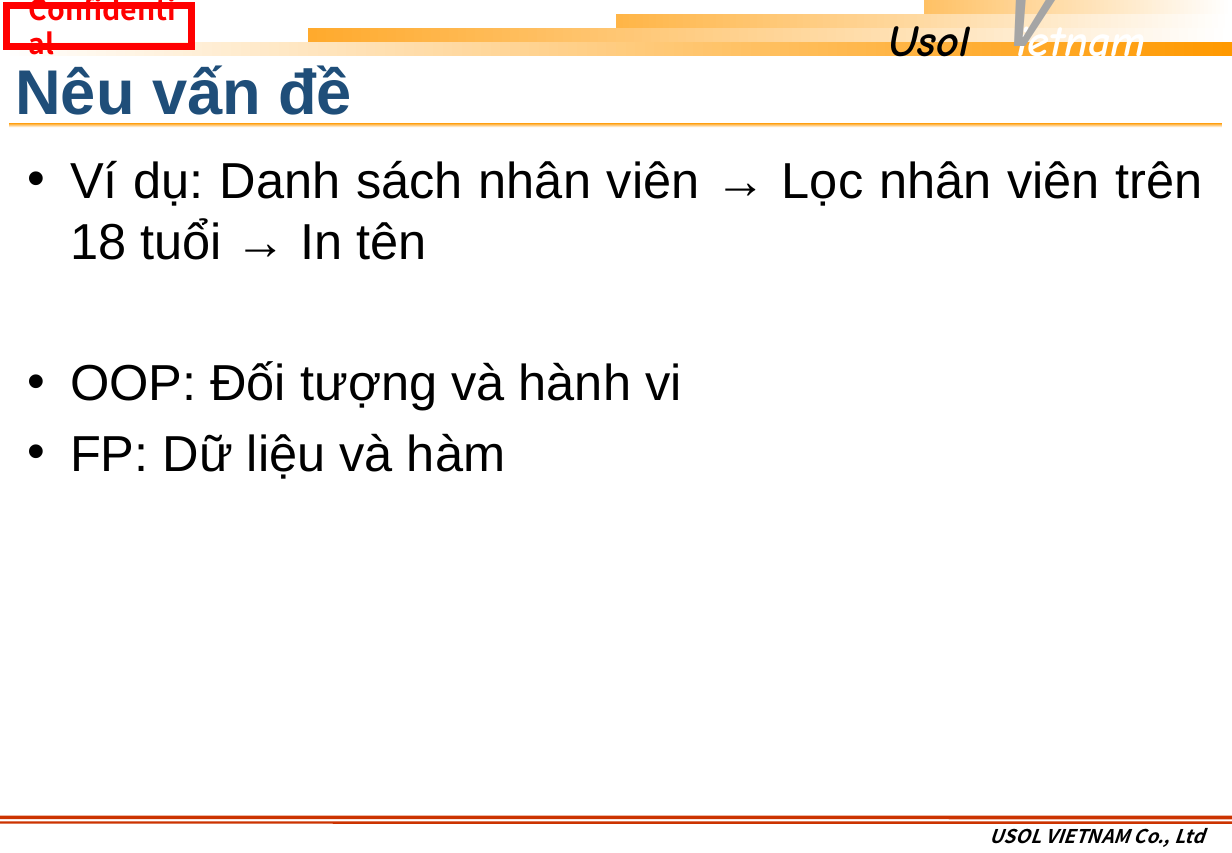
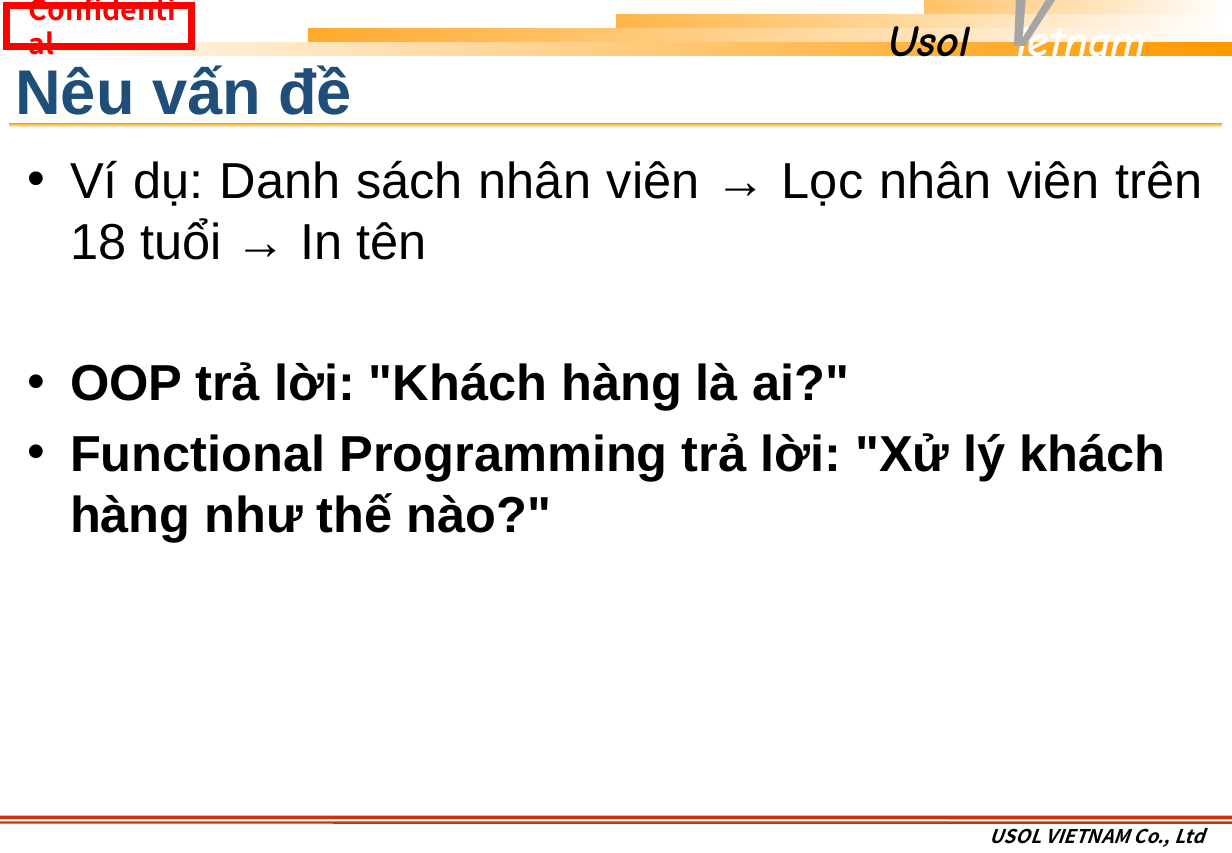
Before and after one commit to khuongmaingoc/javaDoc, a slide deck: slide 3 of Java_Week11_LE.pptx (slide 2 before the commit). Drawn at 1232x853 pixels with LibreOffice and Linux fonts; fonts in the diff are those of the drawing; background and template pictures are left out. Boxes give left, top, right and bottom in pixels: in the first picture for what was removed or moved away, otherwise in the second. Text is boxed around its words. In the diff, an @@ line names an element or a change of style, - is before the commit and + after.

```diff
--- a/Java_Week11_LE.pptx
+++ b/Java_Week11_LE.pptx
@@ text at box(70, 362, 1166, 541): text changed; bold on @@
-• OOP: Đối tượng và hành vi
-• FP: Dữ liệu và hàm
+• OOP trả lời: "Khách hàng là ai?"
+• Functional Programming trả lời: "Xử lý khách hàng như thế nào?"
```
Also in this commit, not shown: 2 other slides changed, 9 slides added, 1 slide removed, 2 other files.
